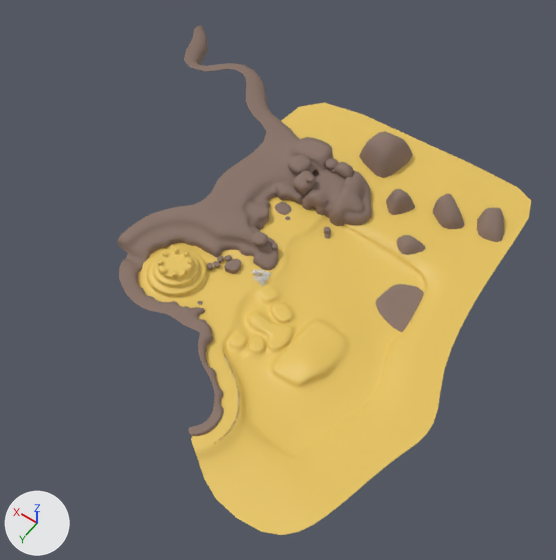
Renders of the Blender file assets/beach.blend from each side of a commit.
Before and after are seen from a 50 mm lens placed at (-501.0, 649.0, 1051.0), pointed at (-5.0, -45.0, -39.0). The axes (+X, +Y, +Z) are drawn at lower left. The lights are the same throughout. The same objects are shown in both versions, whatever each file hides.

The first picture shows 'sand'.
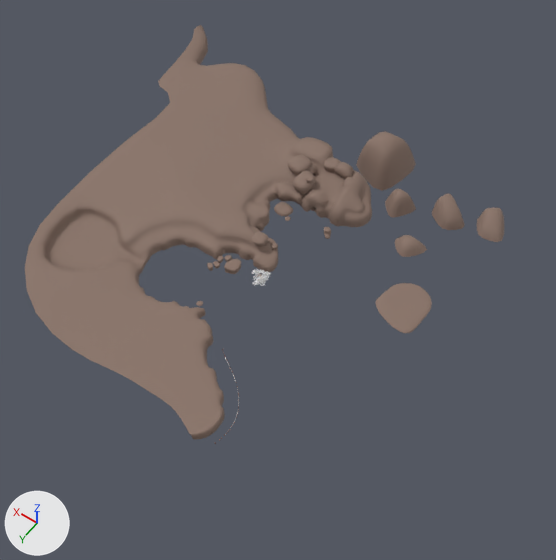
Changed parts and their boxes (x1, y1, x2, y2) in the pictures (556 x 560 px):
'sand', reshaped (16% wider, 19% shorter)
    before: (118, 25, 531, 535)
    after: (25, 25, 504, 439)
part 1 of me_sand, deleted (yellow)
    before: (138, 103, 531, 535)
part 2 of me_sand, built on
    before: (118, 83, 363, 433)
    after: (25, 61, 363, 433)

What the commit changed:
me_sand is used by ob_sand; location (0.0, 0.0, 0.0).
me_sand had 2463 vertices, 2214 faces and spanned x -378.0..539.0, y -511.0..358.0, z -19.0..61.0.
me_sand no longer uses material mat_sand (yellow #e7c45f).
me_sand now has 1602 vertices, 1387 faces and spans x -307.0..539.0, y -511.0..305.0, z -19.0..61.0.
me_sand part 1: the loose piece of 951 vertices spanning x -378.0..209.0, y -476.0..358.0, z -8.0..45.0 is deleted.
me_sand part 2: 61 vertices moved from x -18.0..248.0, y -269.0..171.0, z 9.0..38.0 to x -18.0..239.0, y -265.0..168.0, z 9.0..42.0; 24 vertices removed from x -102.0..294.0, y -343.0..296.0, z 9.0..41.0; 115 vertices added at x -87.0..481.0, y -341.0..302.0, z 9.0..47.0.
